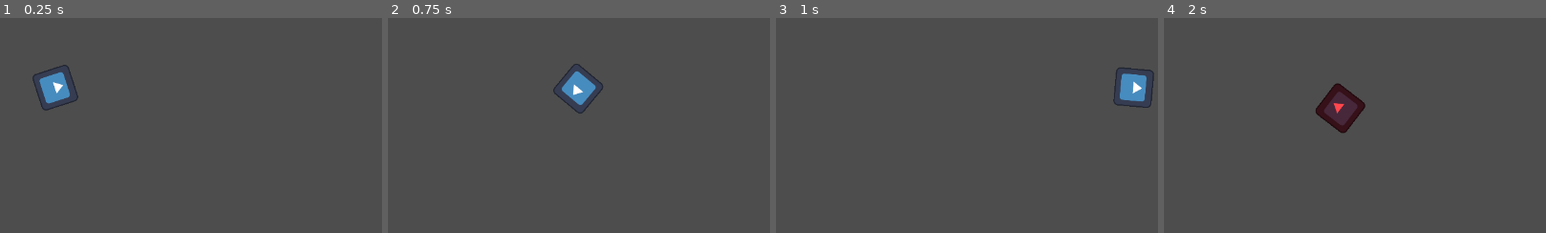
Above: before the commit, frames 1-4 (left to right).
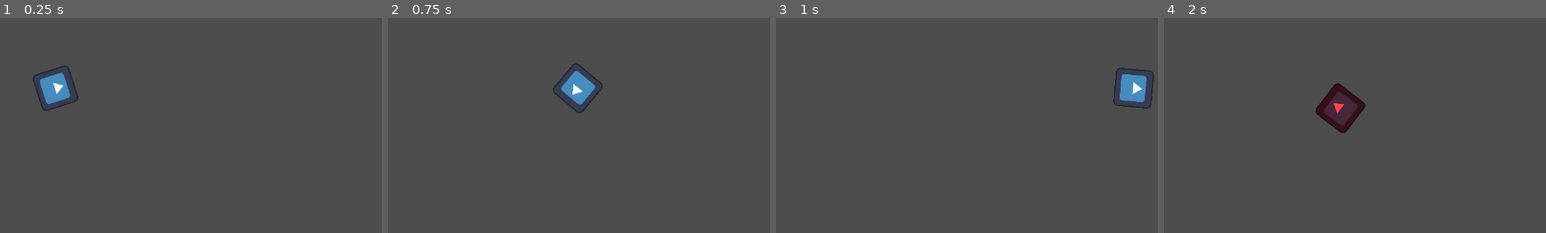
Above: after the commit, the same moments.

Repository: adsuttman/GDTest
Game: Godot game, scene res://main_level.tscn
Same seed, same stepped clock (60 frames per second), same inputs: the game is played once before the commit and once after it. The engine's default icon, where the game draws it, is replaced by a stand-in: a white triangle on a blue panel in a dark square.
Inputs (mouse positions are % of the whole screen's width and height, from its top left):
- Up to frame 1 (0.25 s): no input
- Up to frame 2 (0.75 s): move the mouse to (72, 45) at 0.52 s; hold D (move_right) from 0.53 s (still down); hold Shift (boost) from 0.53 s (still down)
- Up to frame 3 (1 s): keep holding D (move_right); keep holding Shift (boost)
- Up to frame 4 (2 s): move the mouse to (30, 55) at 1.27 s; release D (move_right) at 1.28 s; release Shift (boost) at 1.28 s; hold S (move_down) from 1.28 s (still down); tap Space (shoot) at 1.35 s
The pictures show only the part of the screen within x 46-96%, y 32-82%; the shares and areas given below are measured in that part.

The runs differ from the first frame. In frame 1, 0.1% of the frame differs, in the area x 9-21%, y 21-44%; in frame 2, 0.1%; in frame 3, 0.1%; in frame 4, nothing differs.

Commit message:
fixed player character and hitbox position

Diff:
--- a/main_level.tscn
+++ b/main_level.tscn
@@ -14,4 +14,3 @@
 
 [node name="Enemy" parent="." instance=ExtResource("3_vabmo")]
 position = Vector2(117, 169)
-health = 100.0
--- a/player_character.tscn
+++ b/player_character.tscn
@@ -13,7 +13,6 @@
 projectile = ExtResource("2_2dnpm")
 
 [node name="Sprite2D" type="Sprite2D" parent="."]
-position = Vector2(0, 1)
 rotation = -1.5708
 scale = Vector2(0.5, 0.5)
 texture = ExtResource("1_3gwoj")
